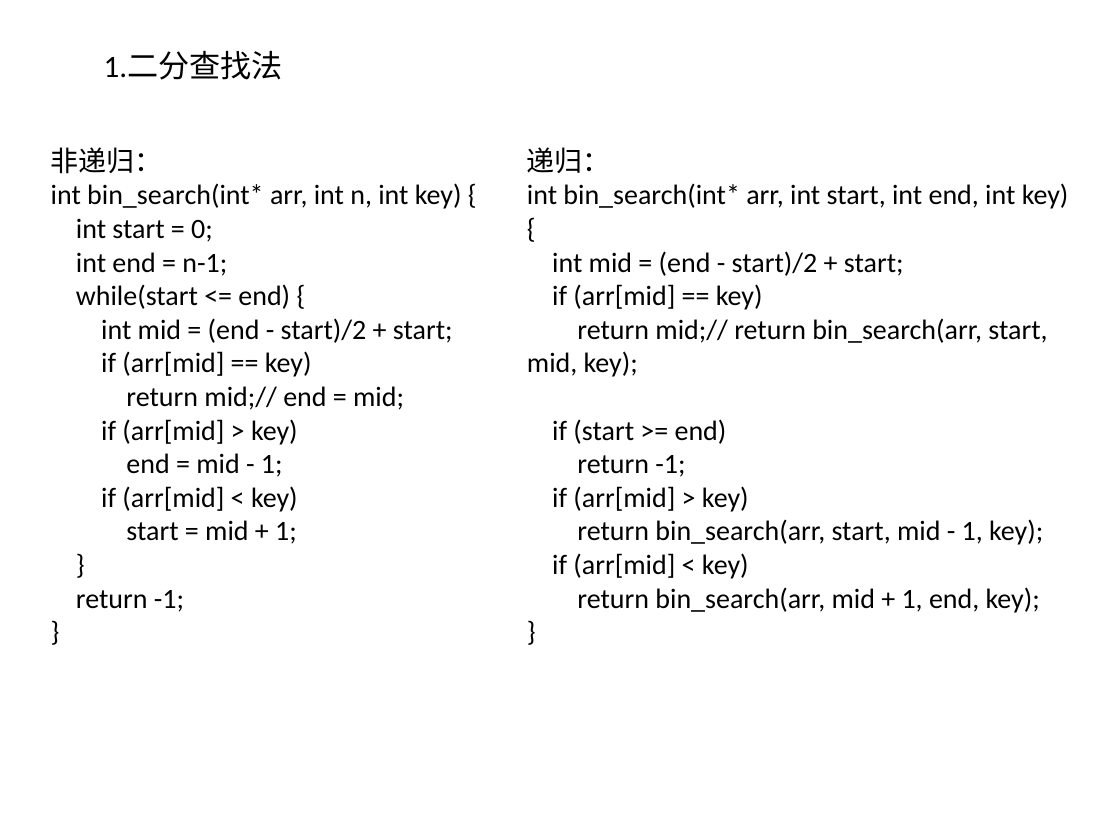
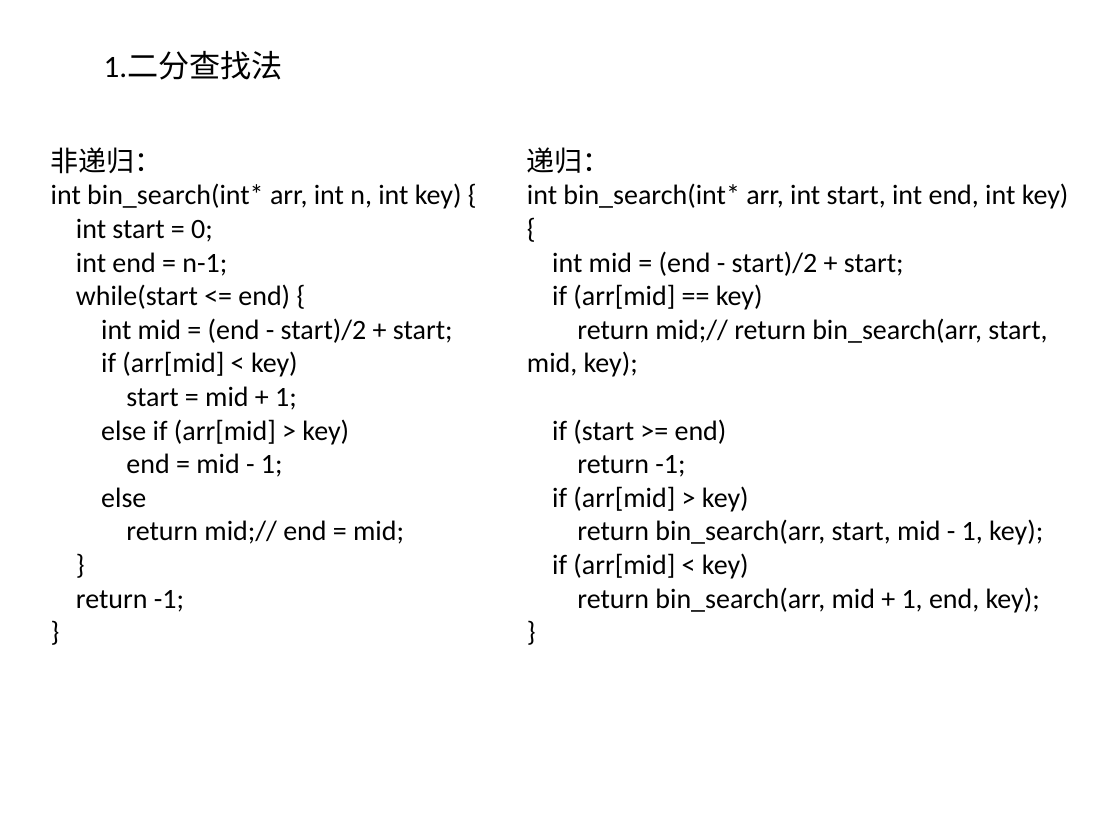
Before and after one commit to willkk/go, a slide deck: slide 2 of algos_summary.pptx. Drawn at 1120x840 pixels with LibreOffice and Linux fonts; fonts in the diff are those of the drawing. Boxes give left, top, right and bottom in pixels: in the first picture for what was removed or moved away, otherwise in the second. Text is boxed around its words. In the diff, an @@ line names an element or a change of style, - is before the commit and + after.

```diff
--- a/algos_summary.pptx
+++ b/algos_summary.pptx
@@ text at [101,351,404,477]: paragraphs removed @@
-if (arr[mid] == key)
-return mid;// end = mid;
-if (arr[mid] > key)
-end = mid - 1;
@@ text at [101,419,404,544]: paragraphs added @@
+else if (arr[mid] > key)
+end = mid - 1;
+else
+return mid;// end = mid;
```
Also in this commit, not shown: 2 other slides changed, 1 other file.
